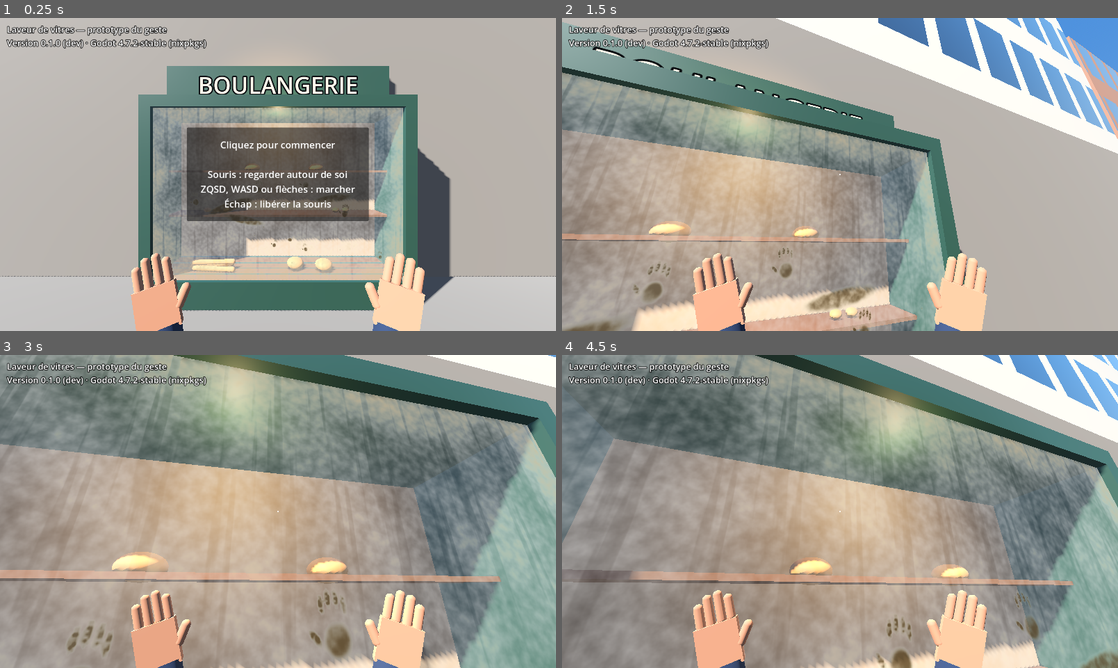
Above: before the commit, frames 1-4 (two rows, left to right).
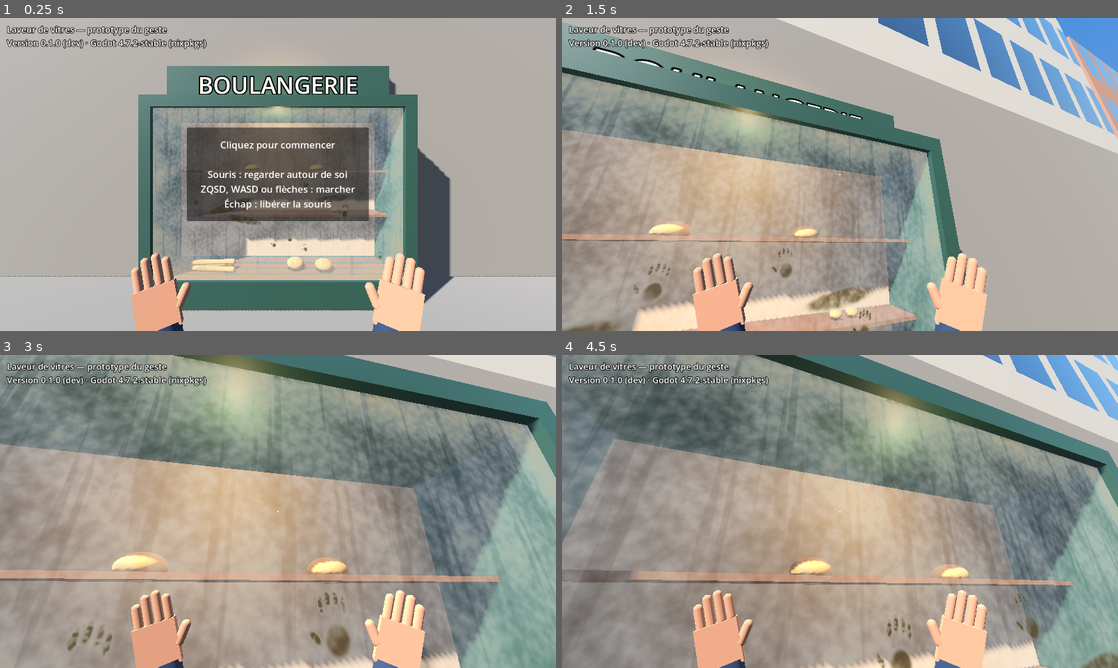
Above: after the commit, the same moments.

Repository: olivier-lapabe/laveur-de-vitres
Game: Godot game, scene res://scenes/main.tscn
Same seed, same stepped clock (60 frames per second), same inputs: the game is played once before the commit and once after it.
Inputs (mouse positions are in pixels of both pictures, inside the frame that each line leads up to):
- Up to frame 1 (0.25 s): no input
- Up to frame 2 (1.5 s): tap Enter at 0.5 s; move the mouse to (812, 237) at 0.52 s; hold W (move_forward) from 0.53 s (still down); click (812, 237) at 0.67 s; move the mouse to (878, 177) at 1.27 s
- Up to frame 3 (3 s): move the mouse to (233, 508) at 2.02 s; move the mouse to (283, 511) at 2.77 s; release W (move_forward) at 2.78 s; hold A (move_left) from 2.78 s (still down)
- Up to frame 4 (4.5 s): move the mouse to (817, 505) at 3.52 s; release A (move_left) at 3.53 s; hold W (move_forward) from 3.53 s (still down); move the mouse to (867, 511) at 4.27 s

The runs differ from the first frame. In frame 2, 7.2% of the frame differs, in the area x 38-100%, y 0-44%; in frame 3, 1.2%; in frame 4, 3.6%.

Commit message:
Ignore the mouse jump browsers report on pointer lock; tone down the sunny facade (LAV-3)
Co-Authored-By: Claude Opus 5.5 <noreply@anthropic.com>
Claude-Session: https://claude.ai/code/session_01Sd22mVGkXnCtooSqEAJWZd

Diff:
--- a/scenes/main.tscn
+++ b/scenes/main.tscn
@@ -71,6 +71,7 @@
 [node name="Sun" type="DirectionalLight3D" parent="."]
 rotation_degrees = Vector3(-38, -55, 0)
 light_color = Color(1, 0.95, 0.88, 1)
+light_energy = 0.9
 shadow_enabled = true
 directional_shadow_max_distance = 40.0
 
--- a/scripts/player.gd
+++ b/scripts/player.gd
@@ -9,12 +9,21 @@
 ## The part of the sidewalk the player can walk on (x and z only).
 @export var walk_area := Rect2(-6.0, 1.4, 12.0, 4.1)
 
+## Mouse movement is ignored this long after the mouse gets captured: browsers
+## can report one huge jump when the pointer locks.
+const CAPTURE_SETTLE_MSEC := 150
+
+## When the mouse got captured, or -1 while it is free.
+var _captured_since_msec := -1
+
 @onready var _head: Node3D = $Head
 
 
 func _unhandled_input(event: InputEvent) -> void:
 	var motion := event as InputEventMouseMotion
 	if motion == null or Input.mouse_mode != Input.MOUSE_MODE_CAPTURED:
+		return
+	if _captured_since_msec < 0 or Time.get_ticks_msec() - _captured_since_msec < CAPTURE_SETTLE_MSEC:
 		return
 	rotate_y(-motion.relative.x * mouse_sensitivity)
 	_head.rotate_x(-motion.relative.y * mouse_sensitivity)
@@ -23,7 +32,10 @@
 
 func _process(delta: float) -> void:
 	if Input.mouse_mode != Input.MOUSE_MODE_CAPTURED:
+		_captured_since_msec = -1
 		return
+	if _captured_since_msec < 0:
+		_captured_since_msec = Time.get_ticks_msec()
 	var input := Input.get_vector("move_left", "move_right", "move_forward", "move_back")
 	var step := global_transform.basis * Vector3(input.x, 0.0, input.y)
 	step.y = 0.0
--- a/shaders/facade.gdshader
+++ b/shaders/facade.gdshader
@@ -4,7 +4,7 @@
 // world space so any box gets floors of the same height. Below
 // ground_floor_height the wall is plain stone, where the shops are.
 
-uniform vec4 wall_color : source_color = vec4(0.74, 0.72, 0.68, 1.0);
+uniform vec4 wall_color : source_color = vec4(0.66, 0.64, 0.6, 1.0);
 uniform vec4 window_color : source_color = vec4(0.2, 0.27, 0.34, 1.0);
 uniform vec4 ground_floor_color : source_color = vec4(0.52, 0.5, 0.47, 1.0);
 uniform float floor_height = 3.2;
